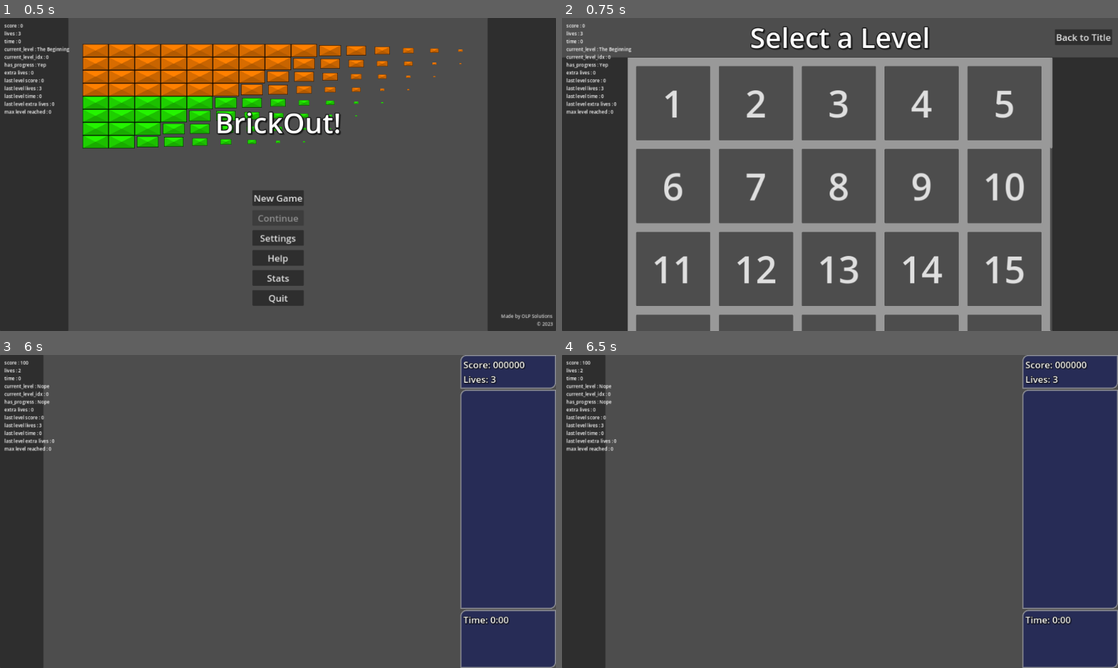
Above: before the commit, frames 1-4 (two rows, left to right).
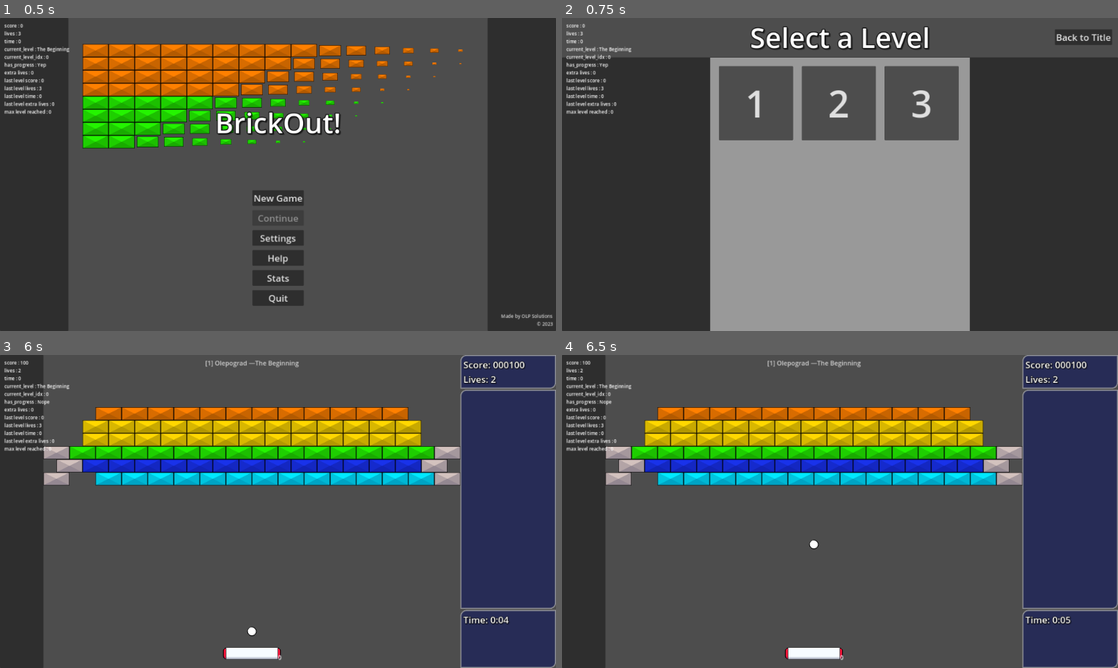
Above: after the commit, the same moments.

Repository: O-39889/brickout
Game: Godot game, scene res://scenes/title_screen.tscn
Two runs of this game, one before a commit and one after it. Both use one fixed random seed, a clock stepped at 60 frames per second and the inputs below. The engine's default icon, where the game draws it, is replaced by a stand-in: a white triangle on a blue panel in a dark square.
Inputs (mouse positions are in pixels of both pictures, inside the frame that each line leads up to):
- Up to frame 1 (0.5 s): no input
- Up to frame 2 (0.75 s): click "New Game" at 0.5 s
- Up to frame 3 (6 s): click "1" at 1.25 s; move the mouse to (305, 511) at 2.02 s; click (305, 511) at 2.17 s; tap Enter at 2.75 s; move the mouse to (250, 511) at 2.77 s; click (250, 511) at 2.92 s; move the mouse to (289, 505) at 3.52 s; click (289, 505) at 3.67 s; move the mouse to (272, 517) at 4.27 s; click (272, 517) at 4.42 s; move the mouse to (316, 514) at 5.02 s; click (316, 514) at 5.17 s; tap F2 (debug_2) at 5.65 s; tap R (debug_restart) at 5.75 s; move the mouse to (233, 508) at 5.77 s; click (233, 508) at 5.92 s
- Up to frame 4 (6.5 s): tap R (debug_restart) at 6.4 s

Frame 1 is identical in both runs. In frame 2, 48% of the frame differs, in the area x 11-89%, y 12-100%; in frame 3, 17%; in frame 4, 17%.
Error before the commit: Invalid access to property or key 'position' on a base object of type 'Nil'. (res://scripts/main_level.gd:234)
Error after the commit: Invalid access to property or key 'position' on a base object of type 'Nil'. (res://scripts/main_level.gd:236)

Commit message:
Probably implement a pause menu or something
Also I'm testing out my idea for reusing scenes by not just hiding or disabling them but just pulling them out of the scene tree and putting them back in (for TMIC instead)

Diff:
--- a/project.godot
+++ b/project.godot
@@ -111,6 +111,11 @@
 "events": [Object(InputEventKey,"resource_local_to_scene":false,"resource_name":"","device":-1,"window_id":0,"alt_press …(189 unchanged characters)…
 ]
 }
+paws={
+"deadzone": 0.5,
+"events": [Object(InputEventKey,"resource_local_to_scene":false,"resource_name":"","device":-1,"window_id":0,"alt_pressed":false,"shift_pressed":false,"ctrl_pressed":false,"meta_pressed":false,"pressed":false,"keycode":0,"physical_keycode":4194305,"key_label":0,"unicode":0,"location":0,"echo":false,"script":null)
+]
+}
 
 [layer_names]
 
--- /dev/null
+++ b/resources/notsobigtest_label_settings.tres
@@ -0,0 +1,9 @@
+[gd_resource type="LabelSettings" format=3 uid="uid://bcrv2dag3lese"]
+
+[resource]
+font_size = 69
+outline_size = 10
+outline_color = Color(0, 0, 0, 1)
+shadow_size = 8
+shadow_color = Color(0, 0, 0, 0.435294)
+shadow_offset = Vector2(4, 4)
--- a/scenes/gui/game_over_screen.tscn
+++ b/scenes/gui/game_over_screen.tscn
@@ -1,7 +1,7 @@
 [gd_scene load_steps=5 format=3 uid="uid://beqk5sg07uh84"]
 
 [ext_resource type="Script" path="res://scripts/game_over_screen.gd" id="1_d7y4q"]
-[ext_resource type="LabelSettings" uid="uid://bedtepc8kaaw5" path="res://resources/bigtext_label_settings.tres" id="1_m3iex"]
+[ext_resource type="LabelSettings" uid="uid://bcrv2dag3lese" path="res://resources/notsobigtest_label_settings.tres" id="2_22nbu"]
 [ext_resource type="Theme" uid="uid://disr836qacj33" path="res://resources/gui_theme.tres" id="2_udwcm"]
 [ext_resource type="LabelSettings" uid="uid://dse1o7dk5j0oi" path="res://resources/stats_label_settings.tres" id="3_8cawh"]
 
@@ -24,7 +24,7 @@
 grow_horizontal = 2
 grow_vertical = 2
 text = "Game Over"
-label_settings = ExtResource("1_m3iex")
+label_settings = ExtResource("2_22nbu")
 horizontal_alignment = 1
 vertical_alignment = 1
 
--- a/scenes/gui/level_clear_screen.tscn
+++ b/scenes/gui/level_clear_screen.tscn
@@ -1,7 +1,7 @@
 [gd_scene load_steps=6 format=3 uid="uid://d0yi04218uul2"]
 
 [ext_resource type="Script" path="res://scripts/level_clear_screen.gd" id="1_c3od4"]
-[ext_resource type="LabelSettings" uid="uid://bedtepc8kaaw5" path="res://resources/bigtext_label_settings.tres" id="2_xac6a"]
+[ext_resource type="LabelSettings" uid="uid://bcrv2dag3lese" path="res://resources/notsobigtest_label_settings.tres" id="2_h30ar"]
 [ext_resource type="LabelSettings" uid="uid://dse1o7dk5j0oi" path="res://resources/stats_label_settings.tres" id="3_l6o5l"]
 [ext_resource type="Theme" uid="uid://disr836qacj33" path="res://resources/gui_theme.tres" id="4_cayai"]
 
@@ -32,7 +32,7 @@
 grow_horizontal = 2
 grow_vertical = 2
 text = "Level Complete"
-label_settings = ExtResource("2_xac6a")
+label_settings = ExtResource("2_h30ar")
 horizontal_alignment = 1
 vertical_alignment = 1
 
--- /dev/null
+++ b/scenes/gui/paws_menu.tscn
@@ -0,0 +1,94 @@
+[gd_scene load_steps=6 format=3 uid="uid://cp1ltyk1anejm"]
+
+[ext_resource type="Script" path="res://scripts/paws_menu.gd" id="1_8dsek"]
+[ext_resource type="LabelSettings" uid="uid://bcrv2dag3lese" path="res://resources/notsobigtest_label_settings.tres" id="1_dctfw"]
+[ext_resource type="LabelSettings" uid="uid://dse1o7dk5j0oi" path="res://resources/stats_label_settings.tres" id="3_akpov"]
+[ext_resource type="Theme" uid="uid://disr836qacj33" path="res://resources/gui_theme.tres" id="4_2rrce"]
+
+[sub_resource type="LabelSettings" id="LabelSettings_7naag"]
+font_size = 20
+outline_size = 4
+outline_color = Color(0, 0, 0, 1)
+shadow_size = 6
+shadow_color = Color(0, 0, 0, 0.0980392)
+shadow_offset = Vector2(3, 3)
+
+[node name="PauseMenu" type="Control"]
+process_mode = 2
+layout_mode = 3
+anchors_preset = 15
+anchor_right = 1.0
+anchor_bottom = 1.0
+grow_horizontal = 2
+grow_vertical = 2
+script = ExtResource("1_8dsek")
+
+[node name="PanelContainer" type="PanelContainer" parent="."]
+layout_mode = 1
+anchors_preset = 8
+anchor_left = 0.5
+anchor_top = 0.5
+anchor_right = 0.5
+anchor_bottom = 0.5
+offset_left = -375.0
+offset_top = -128.0
+offset_right = 375.0
+offset_bottom = 128.0
+grow_horizontal = 2
+grow_vertical = 2
+
+[node name="MarginContainer" type="MarginContainer" parent="PanelContainer"]
+layout_mode = 2
+theme_override_constants/margin_left = 5
+theme_override_constants/margin_top = 5
+theme_override_constants/margin_right = 5
+theme_override_constants/margin_bottom = 5
+
+[node name="VBoxContainer" type="VBoxContainer" parent="PanelContainer/MarginContainer"]
+layout_mode = 2
+
+[node name="PauseLabel" type="Label" parent="PanelContainer/MarginContainer/VBoxContainer"]
+unique_name_in_owner = true
+layout_mode = 2
+text = "Pause"
+label_settings = ExtResource("1_dctfw")
+horizontal_alignment = 1
+vertical_alignment = 1
+
+[node name="Stuff" type="VBoxContainer" parent="PanelContainer/MarginContainer/VBoxContainer"]
+layout_mode = 2
+theme_override_constants/separation = 8
+alignment = 1
+
+[node name="LevelNumberLbl" type="Label" parent="PanelContainer/MarginContainer/VBoxContainer/Stuff"]
+unique_name_in_owner = true
+layout_mode = 2
+text = "Level 1"
+label_settings = ExtResource("3_akpov")
+horizontal_alignment = 1
+vertical_alignment = 1
+
+[node name="LevelNameLbl" type="Label" parent="PanelContainer/MarginContainer/VBoxContainer/Stuff"]
+unique_name_in_owner = true
+custom_minimum_size = Vector2(500, 0)
+layout_mode = 2
+size_flags_horizontal = 4
+text = "The Beginning"
+label_settings = SubResource("LabelSettings_7naag")
+horizontal_alignment = 1
+vertical_alignment = 1
+autowrap_mode = 3
+
+[node name="ContinueBtn" type="Button" parent="PanelContainer/MarginContainer/VBoxContainer/Stuff"]
+unique_name_in_owner = true
+layout_mode = 2
+size_flags_horizontal = 4
+theme = ExtResource("4_2rrce")
+text = "Continue"
+
+[node name="ExitBtn" type="Button" parent="PanelContainer/MarginContainer/VBoxContainer/Stuff"]
+unique_name_in_owner = true
+layout_mode = 2
+size_flags_horizontal = 4
+theme = ExtResource("4_2rrce")
+text = "Save and exit to menu"
--- a/scripts/RegularBrick.gd
+++ b/scripts/RegularBrick.gd
@@ -230,7 +230,7 @@
 		particles.reparent(get_parent());
 		(particles as GPUParticles2D).lifetime /= 2.0;
 		particles.emitting = false;
-		get_tree().create_timer(1).timeout.connect(func():
+		get_tree().create_timer(1, false).timeout.connect(func():
 			particles.queue_free()
 			particles = null);
 	queue_free();
--- a/scripts/level_select_menu.gd
+++ b/scripts/level_select_menu.gd
@@ -9,7 +9,7 @@
 	if Globals.should_fade_level_select or true:
 		Globals.should_fade_level_select = false;
 		var level_list : Container = %LevelList;
-		for i in 50:
+		for i in GameProgression.level_campaign.size():
 			var btn : LevelChooseButton = LEVEL_BUTTON_PACKED.instantiate();
 			btn.num = i + 1;
 			btn.pressed.connect(GameProgression.new_game.bind(
--- a/scripts/main_level.gd
+++ b/scripts/main_level.gd
@@ -102,7 +102,7 @@
 		handle_game_over();
 	else:
 		# TODO: actually handle life lost thing later
-		await get_tree().create_timer(1.0).timeout;
+		await get_tree().create_timer(1.0, false).timeout;
 		restart();
 
 
@@ -219,8 +219,10 @@
 			#if event.button_index == MOUSE_BUTTON_RIGHT and event.pressed:
 				#mouse_captured = not mouse_captured;
 		if event.is_action_pressed("debug_exit"):
+			return;
 			get_tree().quit();
 		if event.is_action_pressed("debug_restart"):
+			return;
 			get_tree().reload_current_scene();
 		if event.is_action_pressed("debug_1"):
 			return;
--- a/scripts/main_level_template.gd
+++ b/scripts/main_level_template.gd
@@ -9,6 +9,7 @@
 const TIMER_CONTAINER_PACKED := preload("res://scenes/gui/timer_container.tscn");
 const LEVEL_CLEAR_PACKED := preload("res://scenes/gui/level_clear_screen.tscn");
 const GAME_OVER_PACKED := preload("res://scenes/gui/game_over_screen.tscn");
+const PAUSE_MENU_PACKED := preload("res://scenes/gui/paws_menu.tscn");
 
 
 var display_score : int = GameProgression.score:
@@ -30,6 +31,10 @@
 	Powerup.TimedPowerup.GhostPaddle: null,
 	Powerup.TimedPowerup.PaddleFreeze: null,
 };
+
+var pause_menu : PauseMenu;
+var fader_finished : bool = false;
+var data : bool = true;
 
 @onready var score_lbl : Label = %ScoreLbl;
 @onready var lives_lbl : Label = %LivesLbl;
@@ -62,6 +67,9 @@
 	EventBus.barrier_hit.connect(barrier_indicator.hide);
 
 	fader.fade_in();
+	# why am I even using the event bus for this?
+	EventBus.fade_start_finished.connect(func():
+		fader_finished = true;)
 	update_score_counter();
 	update_lives_counter();
 
@@ -128,6 +136,39 @@
 		remove_timer(Powerup.TimedPowerup[id]);
 
 
+func show_pause() -> void:
+	if pause_menu == null:
+		pause_menu = PAUSE_MENU_PACKED.instantiate();
+		main_container.add_child(pause_menu);
+		pause_menu.level_number_lbl.text = 'Level ' + str(GameProgression.current_level_idx + 1);
+		pause_menu.level_name_lbl.text = lvl.level_name;
+		pause_menu.continue_btn.pressed.connect(hide_pause);
+		pause_menu.exit_btn.pressed.connect(func():
+			get_tree().set_pause(false);
+			GameProgression.exit_to_menu(););
+	else:
+		main_container.add_child(pause_menu);
+	if randf() < 0.00696969696969\
+	or randf() < pow(0.00696969696969, 2)\
+	or randf() < pow(0.00696969696969, 6)\
+	and data:
+		data = false;
+		pause_menu.pause_lbl.text = 'Paws';
+	else:
+		pause_menu.pause_lbl.text = 'Pause';
+	pause_menu.previous_mouse_captured = lvl.mouse_captured;
+	lvl.mouse_captured = false;
+	# also set the mouse position somewhere in the middle
+	# of the pause menu
+	get_tree().set_pause(true);
+
+
+func hide_pause() -> void:
+	main_container.remove_child(pause_menu);
+	lvl.mouse_captured = pause_menu.previous_mouse_captured;
+	get_tree().set_pause(false);
+
+
 func _on_powerup_collected(powerup: Powerup) -> void:
 	match powerup.id:
 		&'sticky_paddle':
@@ -147,3 +188,12 @@
 	if not score_match:
 		display_score = int(move_toward(display_score, GameProgression.score, SCORE_CHANGE_SPEED));
 	timer_lbl.text = "Time: " + Globals.display_time(lvl.time_elapsed);
+
+
+func _input(event: InputEvent) -> void:
+	if event.is_action_pressed(&'paws')\
+	and (lvl.state == Level.LevelCompletionState.None\
+	or lvl.state == Level.LevelCompletionState.Lost)\
+	and fader_finished:
+		show_pause();
+		get_tree().root.set_input_as_handled();
--- /dev/null
+++ b/scripts/paws_menu.gd
@@ -0,0 +1,10 @@
+class_name PauseMenu extends Control;
+
+
+@onready var pause_lbl : Label = %PauseLabel;
+@onready var level_number_lbl : Label = %LevelNumberLbl;
+@onready var level_name_lbl : Label = %LevelNameLbl;
+@onready var continue_btn : Button = %ContinueBtn;
+@onready var exit_btn : Button = %ExitBtn;
+
+var previous_mouse_captured : bool;
